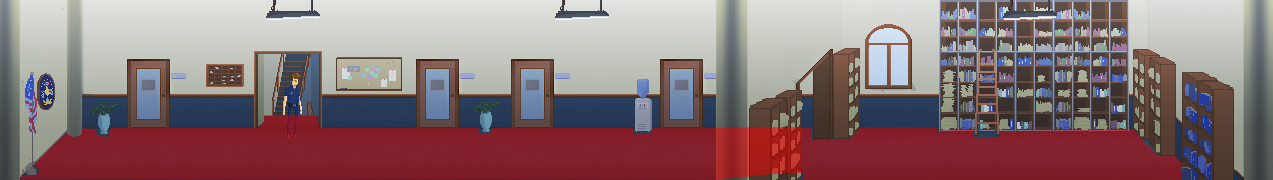
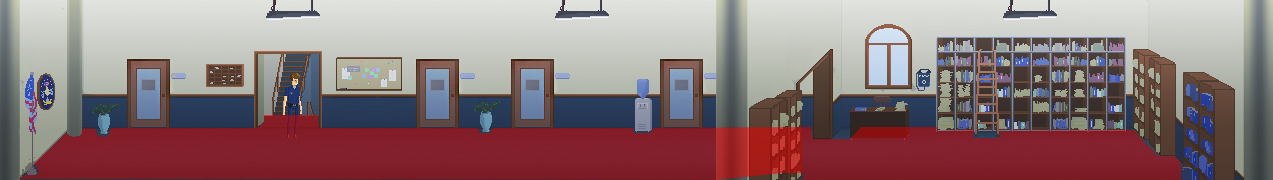
Before/after of a 1273×180 layered artwork. What changed in the layer stack:
painted on "archive5 copy" over (750, 98, 766, 107)
painted on "archive5" over (776, 91, 785, 96)
added layer "stuff on desk" above "DESK" over (877, 69, 931, 111)
added layer "DESK" above "chair2 copy 2" over (849, 107, 910, 140)
added layer "chair2 copy 2" above "Archives" over (873, 96, 891, 124)
painted on "archivv5" over (935, 0, 1129, 133)
removed layer "archivv4" from group "Archives" over (1053, 0, 1092, 132)
removed layer "archivv3" from group "Archives" over (1015, 0, 1054, 132)
removed layer "archivv2" from group "Archives" over (977, 0, 1016, 132)
removed layer "archivv1" from group "Archives" over (939, 0, 978, 132)
removed layer "Layer 6" from group "Archives" over (938, 1, 1129, 133)
painted on "arhive2" over (1181, 72, 1235, 180)
hid "archive4" over (833, 48, 861, 139)
painted on "main" over (1001, 16, 1132, 91)
